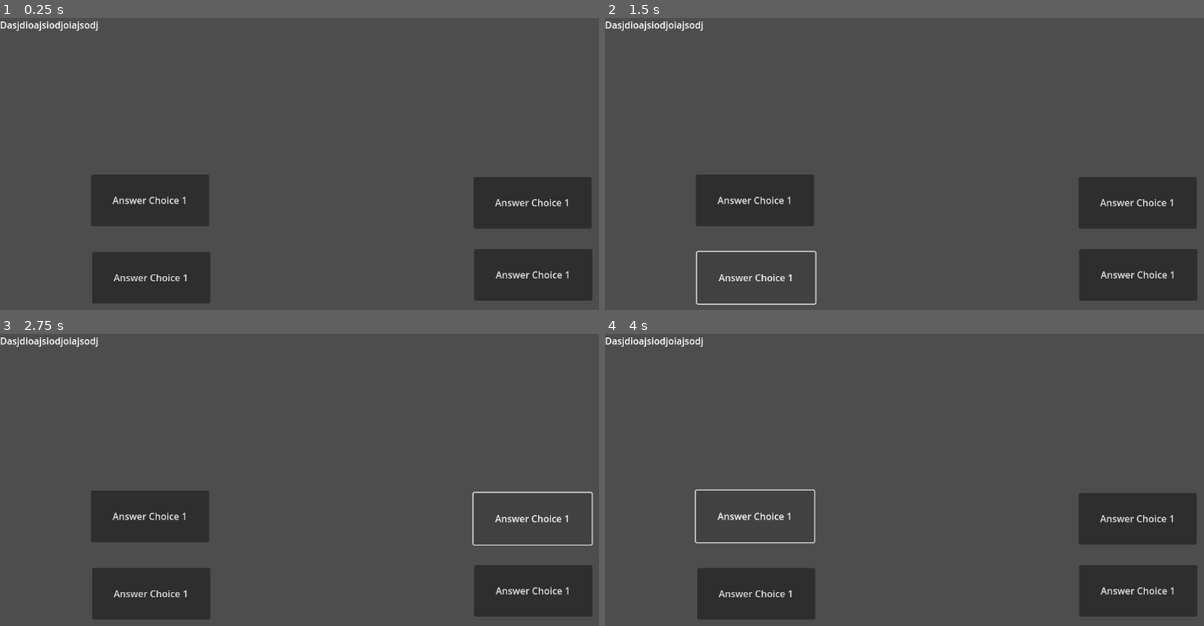
Above: before the commit, frames 1-4 (two rows, left to right).
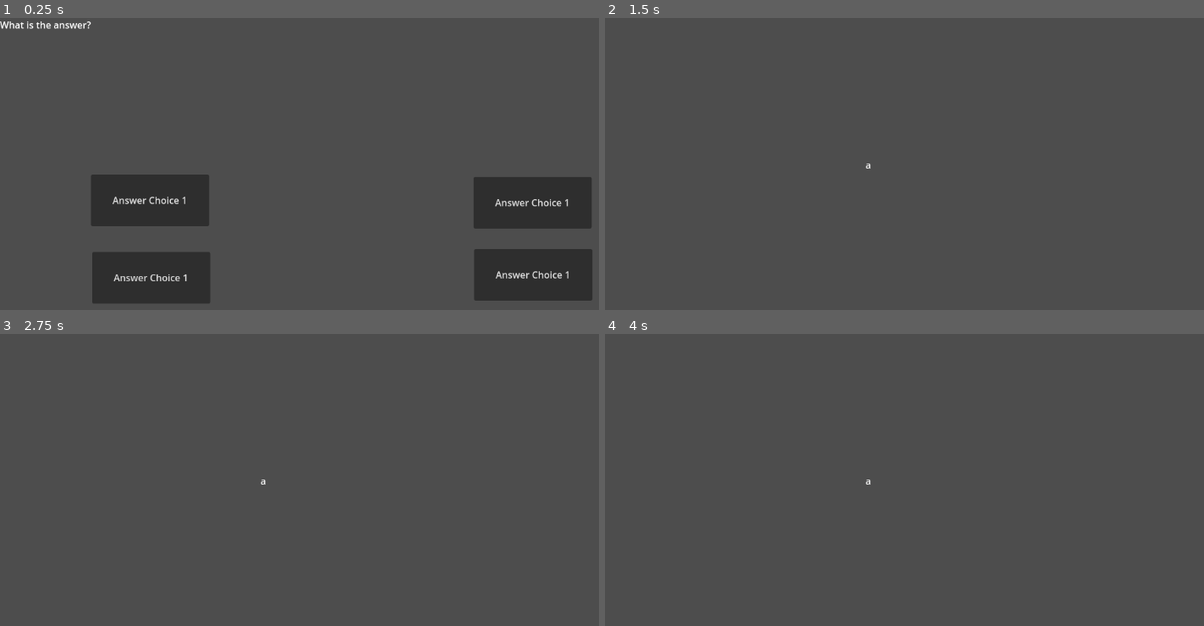
Above: after the commit, the same moments.

Repository: aakashvishcoder/sealhack
Game: Godot game, scene res://terminal/terminal.tscn
Same seed, same stepped clock (60 frames per second), same inputs: the game is played once before the commit and once after it.
Inputs (mouse positions are in pixels of both pictures, inside the frame that each line leads up to):
- Up to frame 1 (0.25 s): no input
- Up to frame 2 (1.5 s): click "Answer Choice 1" at 0.5 s; click (754, 277) at 1.25 s, where only the run before the commit has a clickable "Answer Choice 1"
- Up to frame 3 (2.75 s): click (533, 517) at 2 s, where only the run before the commit has a clickable "Answer Choice 1"
- Up to frame 4 (4 s): click (1138, 590) at 2.75 s, where only the run before the commit has a clickable "Answer Choice 1"; click (754, 515) at 3.5 s, where only the run before the commit has a clickable "Answer Choice 1"

The runs differ from the first frame. In frame 1, 0.3% of the frame differs, in the area x 0-17%, y 1-5%; in frame 2, 11%, in the area x 0-99%, y 1-99%; in frame 3, 11%; in frame 4, 11%.
Error before the commit: Invalid access of index '1' on a base object of type: 'Array'. (res://terminal/terminal.gd:14)

Commit message:
fixed small issue with the question generation

Diff:
--- /dev/null
+++ b/global.gd
@@ -0,0 +1,13 @@
+extends Node
+
+var clue: String = ""
+var random_index: int = 0
+var question: String = ""
+
+# Called when the node enters the scene tree for the first time.
+func _ready() -> void:
+	pass # Replace with function body.
+
+# Called every frame. 'delta' is the elapsed time since the previous frame.
+func _process(delta: float) -> void:
+	pass
--- a/project.godot
+++ b/project.godot
@@ -14,3 +14,7 @@
 run/main_scene="uid://dn4q4w63ip474"
 config/features=PackedStringArray("4.5", "Forward Plus")
 config/icon="res://starfield/icon.svg"
+
+[autoload]
+
+Global="*res://global.gd"
--- /dev/null
+++ b/terminal/clue.gd
@@ -0,0 +1,10 @@
+extends RichTextLabel
+
+# Called when the node enters the scene tree for the first time.
+func _ready() -> void:
+	text = Global.clue
+	pass # Replace with function body.
+
+# Called every frame. 'delta' is the elapsed time since the previous frame.
+func _process(delta: float) -> void:
+	pass
--- /dev/null
+++ b/terminal/clue.tscn
@@ -0,0 +1,12 @@
+[gd_scene load_steps=2 format=3 uid="uid://c4kssn1haa3qp"]
+
+[ext_resource type="Script" uid="uid://bk0w5lsl2h67" path="res://terminal/clue.gd" id="1_pog6f"]
+
+[node name="Clue" type="Node2D"]
+
+[node name="RichTextLabel" type="RichTextLabel" parent="."]
+offset_left = 444.0
+offset_top = 239.0
+offset_right = 782.0
+offset_bottom = 397.0
+script = ExtResource("1_pog6f")
--- /dev/null
+++ b/terminal/question.gd
@@ -0,0 +1,11 @@
+extends RichTextLabel
+
+# Called when the node enters the scene tree for the first time.
+func _ready() -> void:
+	text = Global.question
+	pass # Replace with function body.
+
+# Called every frame. 'delta' is the elapsed time since the previous frame.
+func _process(delta: float) -> void:
+	text = Global.question
+	pass
--- /dev/null
+++ b/terminal/question.tscn
@@ -0,0 +1,3 @@
+[gd_scene format=3 uid="uid://ojunykuytb4m"]
+
+[node name="Question" type="Node2D"]
--- a/terminal/terminal.gd
+++ b/terminal/terminal.gd
@@ -6,12 +6,15 @@
 
 var question_list = {}
 var file_path = main_scene_file_path
+var random_index: int = 0
 
 # Called when the node enters the scene tree for the first time.
 func _ready() -> void:
 	question_list = load_json_file()
-	var random_index: int = randi_range(0, question_list["questions"].size())
+	random_index = randi_range(0, question_list["questions"].size()-1)
+	export_question()
 	var correct_answer: int = question_list["correct_answer"][random_index]
+	export_clue()
 	print(clue_scene_file_path)
 	match correct_answer:
 		1:
@@ -24,7 +27,7 @@
 			file_path = clue_scene_file_path
 			print("button 4")
 		4:
-			file_path = clue_scene_file_path
+			file_path = 'clue_scene_file_path'
 			print("button 5")
 		_:
 			print("No answer detected")
@@ -64,3 +67,13 @@
 func _on_button_5_button_down() -> void:
 	print("button 5 pressed")
 	get_tree().change_scene_to_file(file_path)
+
+# exporting the clue to the clue scene
+func export_clue() -> void:
+	Global.clue = question_list["clues"][random_index]
+	print(Global.clue)
+
+# exporting the question to the text label
+func export_question() -> void:
+	Global.question = question_list["questions"][random_index]
+	print(Global.question)
--- a/terminal/terminal.tscn
+++ b/terminal/terminal.tscn
@@ -1,12 +1,13 @@
-[gd_scene load_steps=2 format=3 uid="uid://dn4q4w63ip474"]
+[gd_scene load_steps=3 format=3 uid="uid://dn4q4w63ip474"]
 
 [ext_resource type="Script" uid="uid://dxibu4wtj3el1" path="res://terminal/terminal.gd" id="1_l3hco"]
+[ext_resource type="Script" uid="uid://cvwed1d0n7xlh" path="res://terminal/question.gd" id="2_cgvah"]
 
 [node name="Terminal" type="Node2D"]
 position = Vector2(605, 569)
 script = ExtResource("1_l3hco")
 main_scene_file_path = "res://terminal/terminal.tscn"
-clue_scene_file_path = "res://starfield/starfield.tscn"
+clue_scene_file_path = "res://terminal/clue.tscn"
 
 [node name="Button2" type="Button" parent="."]
 offset_left = -450.0
@@ -21,6 +22,7 @@
 offset_right = 547.0
 offset_bottom = -344.0
 text = "Dasjdioajsiodjoiajsodj"
+script = ExtResource("2_cgvah")
 
 [node name="Button3" type="Button" parent="."]
 offset_left = -448.0
Not shown, added: global.gd.uid
Not shown, added: terminal/clue.gd.uid
Not shown, added: terminal/question.gd.uid
